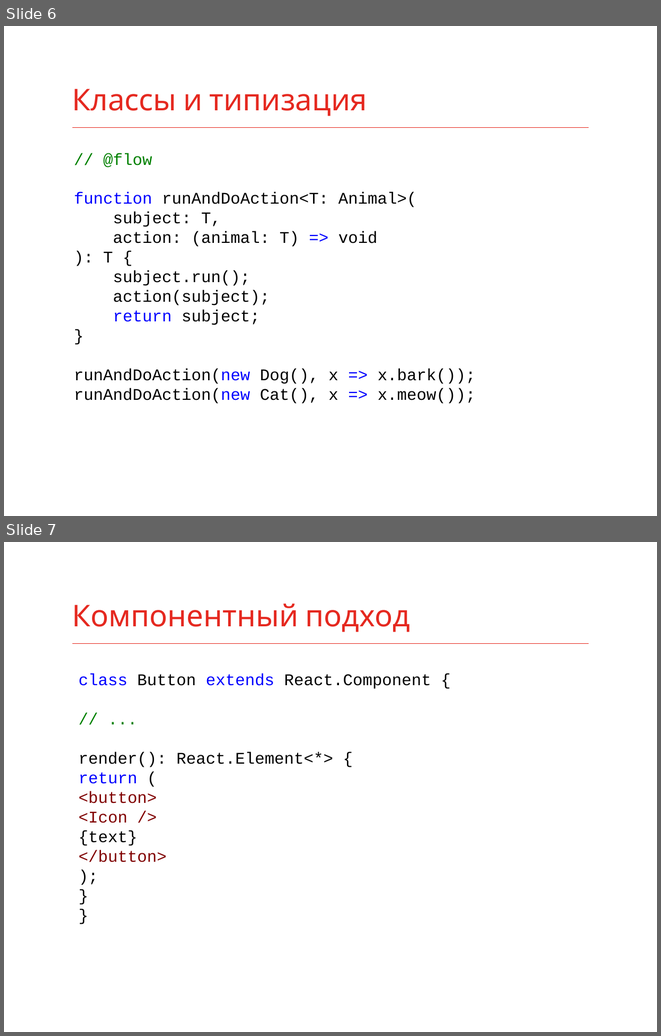
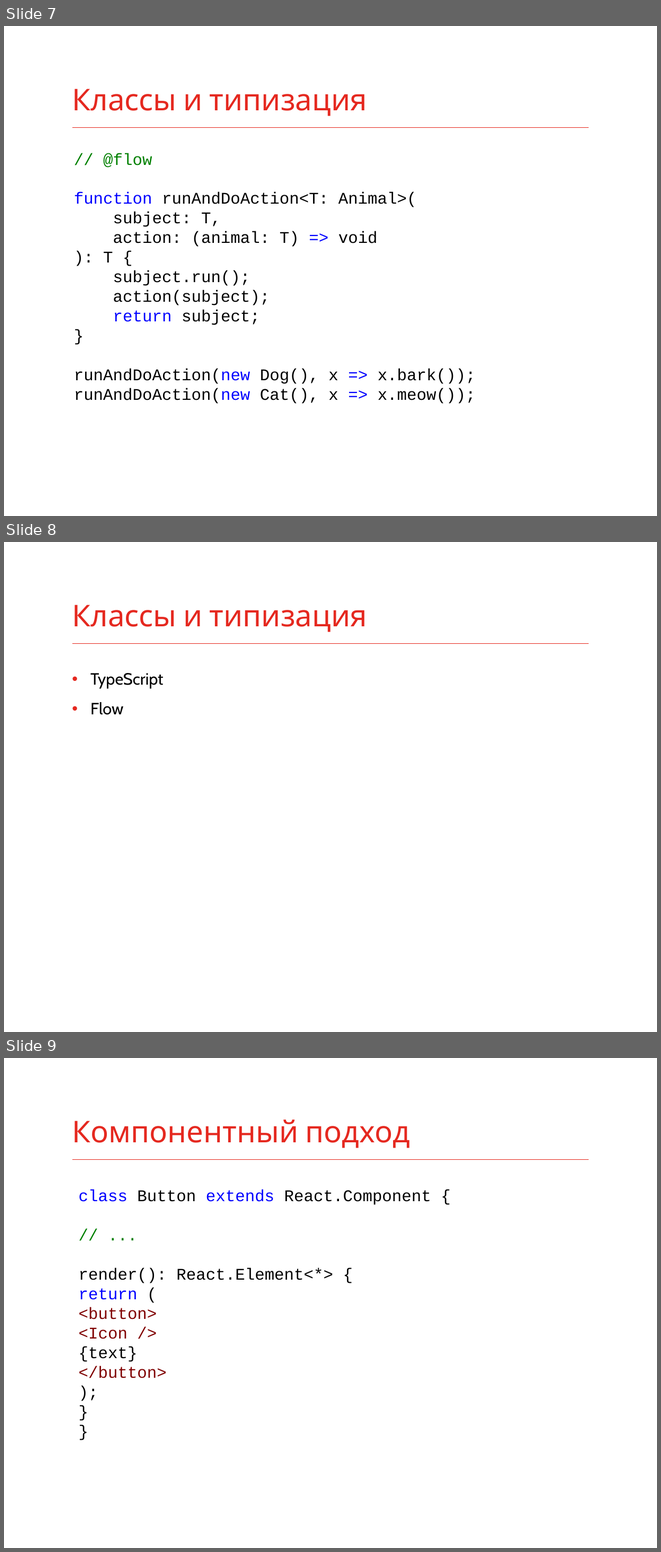
Before and after one commit to fmx1k/konfur-summer-2017-slides, a slide deck: Slides/Backend vs Frontend.pptx. Shown one above the other, each under a label of ours: slides 6 and 7 before the commit, slides 7, 8 and 9 after it. The pictures are 661x1036 and 661x1552 pixels, drawn with LibreOffice and Linux fonts; fonts in the diff are those of the drawing. Boxes give left, top, right and bottom in pixels: in the first picture for what was removed or moved away, otherwise in the second. Text is boxed around its words. In the diff, an @@ line names an element or a change of style, - is before the commit and + after.

```diff
--- a/Slides/Backend vs Frontend.pptx
+++ b/Slides/Backend vs Frontend.pptx
@@ slide 8 added at bbox=[4, 542, 657, 1032], background #FFFFFF; not listed: 1 template element that a slide beside it also shows @@
@@ title added at bbox=[72, 605, 367, 632], 33 pt, text #E5281F @@
+Классы и типизация
@@ text added at bbox=[90, 673, 163, 715], 18 pt, text #000000 @@
+• TypeScript
+• Flow
@@ what was slide 6 is now slide 7 @@
@@ what was slide 7 is now slide 9 @@
```
Also in this commit, not shown: 1 slide changed, 4 other slides added, 8 other files.
